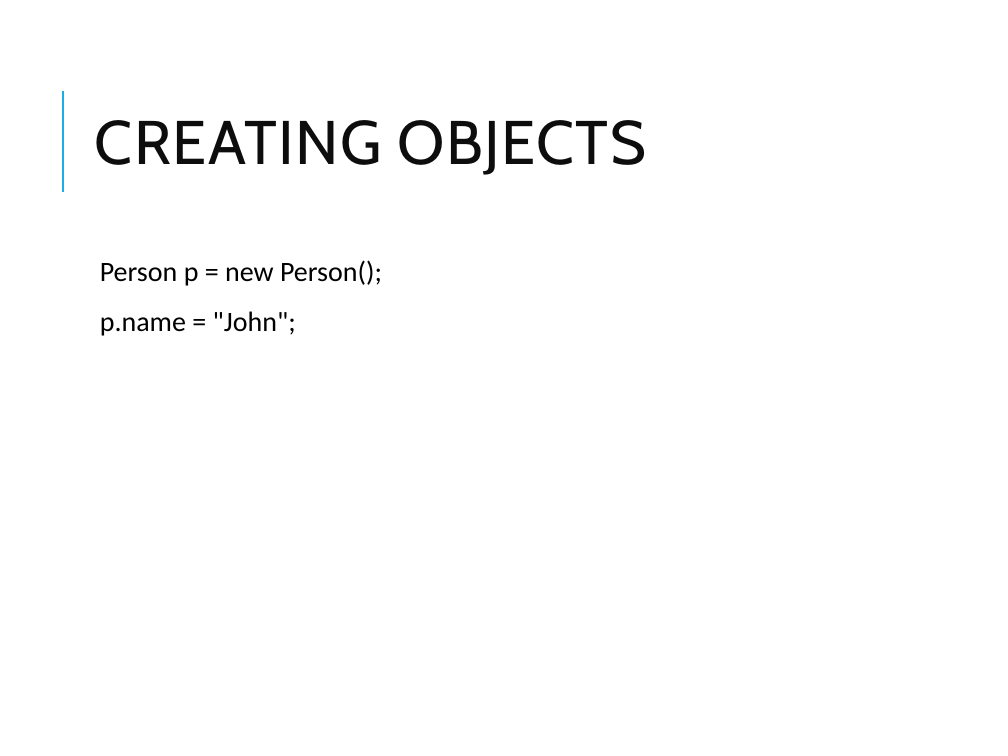
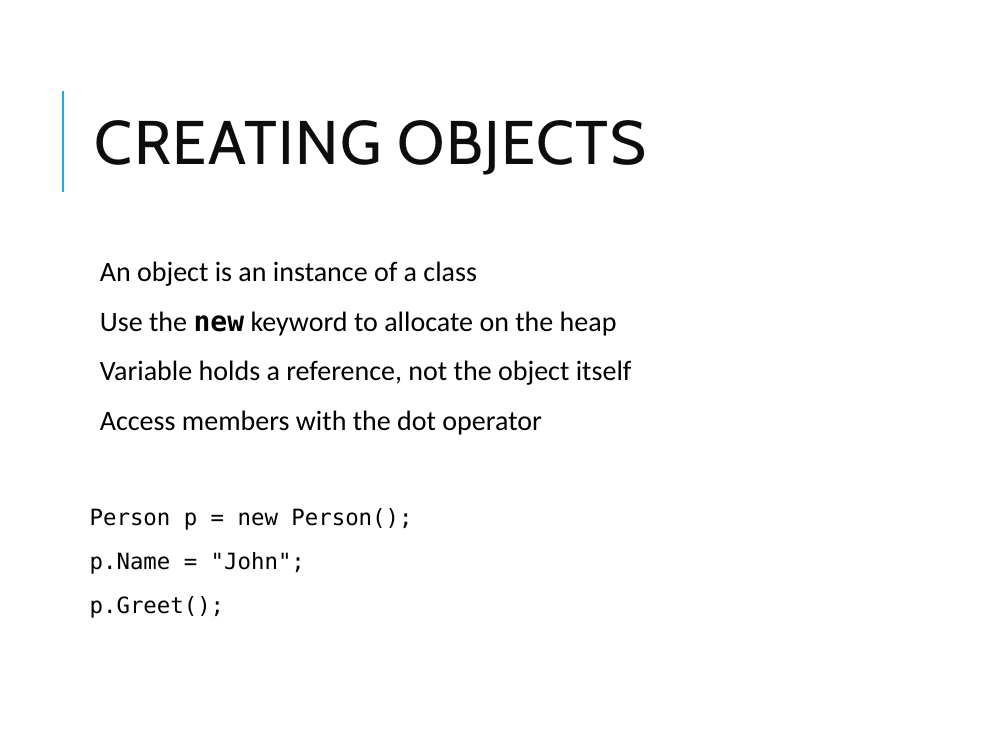
Before and after one commit to vikash-verma-profile/dotnet-epsilon-2026-May, a slide deck: slide 5 of Day-2/OOP_CSharp.pptx (slide 4 before the commit). Drawn at 1008x756 pixels with LibreOffice and Linux fonts; fonts in the diff are those of the drawing. Boxes give left, top, right and bottom in pixels: in the first picture for what was removed or moved away, otherwise in the second. Text is boxed around its words. In the diff, an @@ line names an element or a change of style, - is before the commit and + after.

```diff
--- a/Day-2/OOP_CSharp.pptx
+++ b/Day-2/OOP_CSharp.pptx
@@ text at bbox=[100, 261, 632, 435]: paragraphs added @@
+  An object is an instance of a class
+  Use the new keyword to allocate on the heap
+  Variable holds a reference, not the object itself
+  Access members with the dot operator
@@ text at bbox=[90, 508, 412, 530]: size 20 to 16 pt, font Calibri to DejaVu Sans Mono in "Person p = new Person();"; bullet   to none @@
@@ text at bbox=[90, 552, 305, 618]: text changed; size 20 to 16 pt; font Calibri to DejaVu Sans Mono @@
-  p.name = "John";
+p.Name = "John";
+p.Greet();
```
Also in this commit, not shown: 19 other slides changed, 13 slides added, 1 slide removed, 9 other files.
